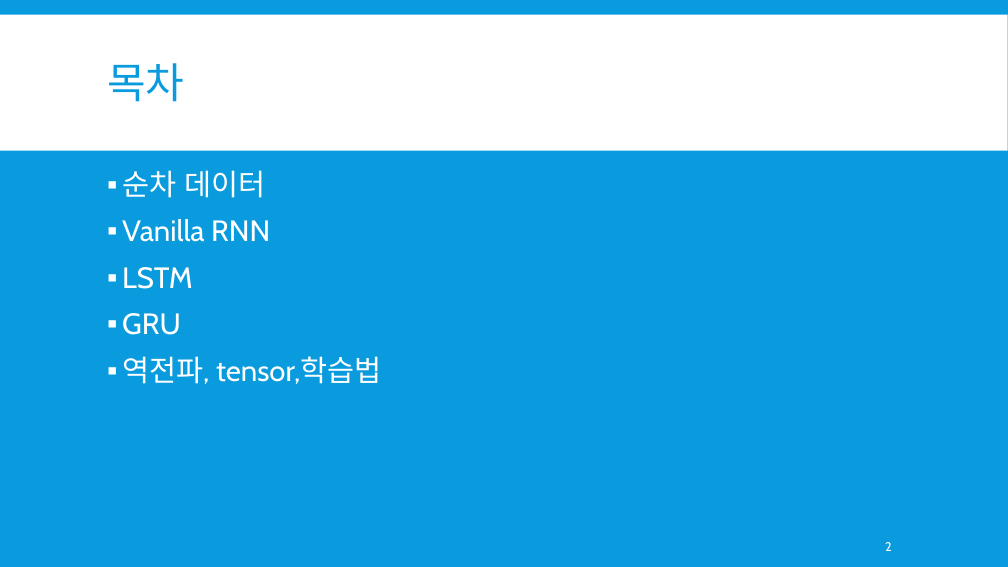
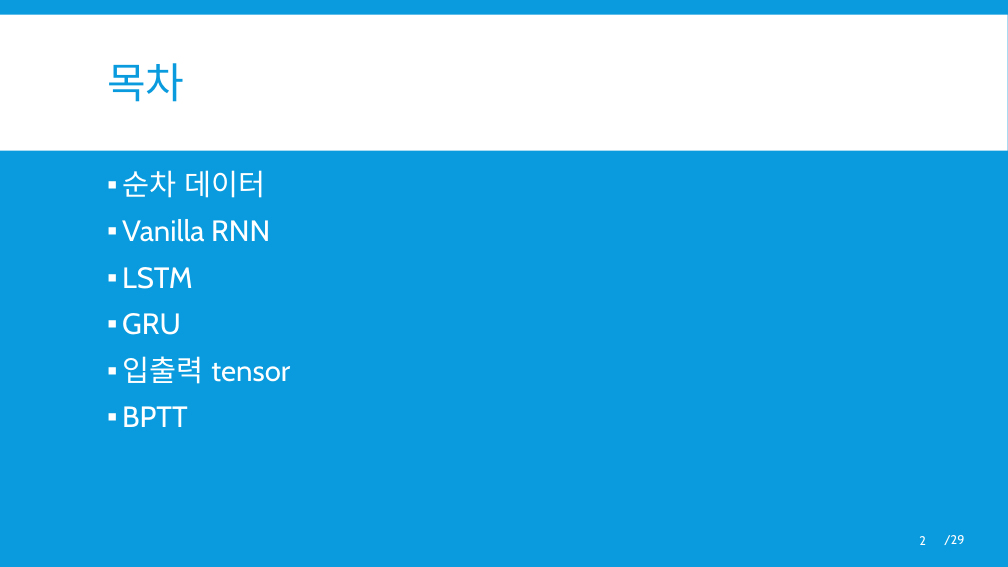
Before and after one commit to skj0108/seminar, a slide deck: slide 2 of RNN 순환 신경망.pptx. Drawn at 1008x567 pixels with LibreOffice and Linux fonts; fonts in the diff are those of the drawing. Boxes give left, top, right and bottom in pixels: in the first picture for what was removed or moved away, otherwise in the second. Text is boxed around its words. In the diff, an @@ line names an element or a change of style, - is before the commit and + after.

Commit message:
RNN

```diff
--- a/RNN 순환 신경망.pptx
+++ b/RNN 순환 신경망.pptx
@@ text at [122, 356, 290, 427]: text changed @@
-▪ 역전파, tensor,학습법
+▪ 입출력 tensor
+▪ BPTT
@@ page number: place and size @@
-page number at [885, 542, 892, 551]
+page number at [919, 536, 926, 545]
@@ text added at [944, 535, 964, 545], 12 pt, text #FFFFFF @@
+/29
```
Also in this commit, not shown: 15 other slides changed, 13 slides added, 2 slides removed.
